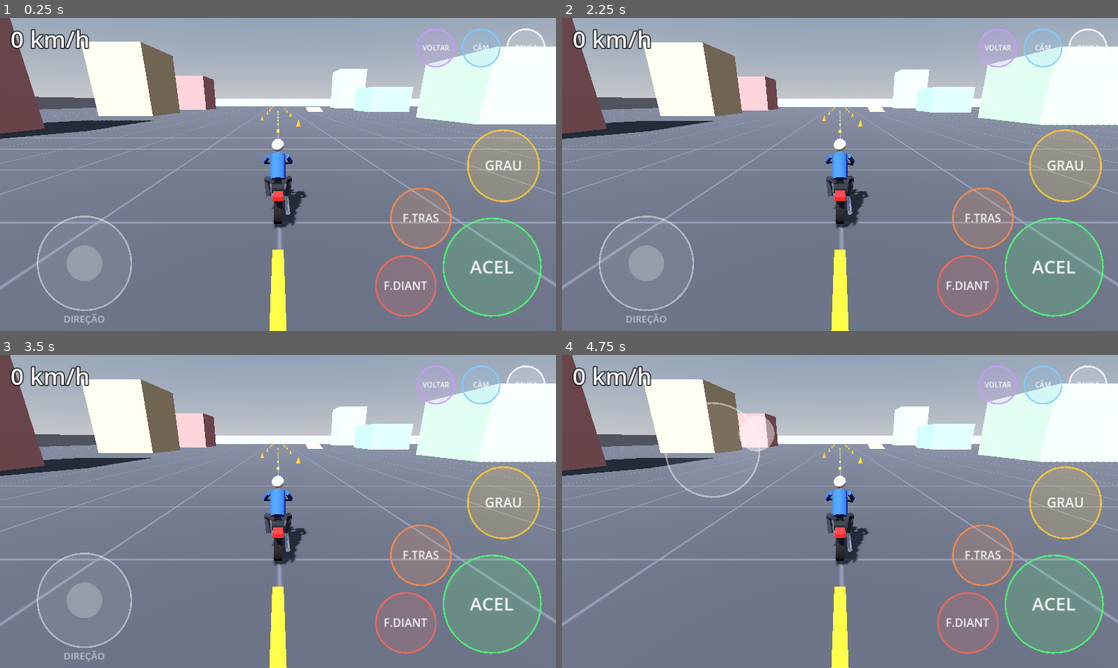
Above: before the commit, frames 1-4 (two rows, left to right).
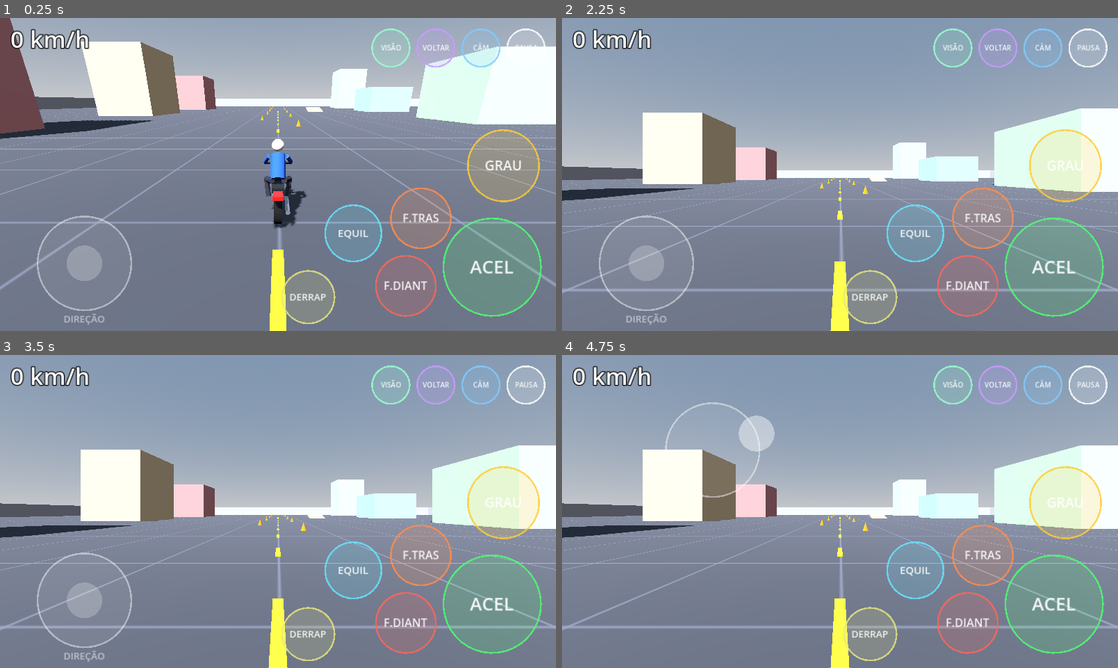
Above: after the commit, the same moments.

Repository: gameplaysbrk7-hub/244original
Game: Godot game, scene res://scenes/main/main.tscn
The game is run twice, just before and just after one commit, with the same random seed, the same clock (stepped at 60 frames per second) and the same inputs.
Inputs (mouse positions are in pixels of both pictures, inside the frame that each line leads up to):
- Up to frame 1 (0.25 s): no input
- Up to frame 2 (2.25 s): tap Enter at 0.5 s; move the mouse to (962, 158) at 0.52 s; hold D 0.53-1.25 s; hold B 0.53-1.25 s; click (962, 158) at 0.67 s; tap Space at 0.77, 1.25 s; tap X at 0.8 s; drag from (728, 190) to (812, 237) at 1.27 s; move the mouse to (895, 105) at 2.02 s; hold D from 2.03 s (still down); tap V at 2.1 s
- Up to frame 3 (3.5 s): tap R at 2.3 s; release D at 2.75 s; tap Enter at 2.75 s; drag from (250, 574) to (111, 464) at 2.77 s
- Up to frame 4 (4.75 s): move the mouse to (1006, 558) at 3.52 s; hold A 3.53-4.25 s; hold B 3.53-4.25 s; tap Space at 3.77, 4.25 s; tap X at 3.8 s; drag from (673, 464) to (756, 433) at 4.27 s

The runs differ from the first frame. In frame 1, 0.7% of the frame differs, in the area x 50-74%, y 3-98%; in frame 2, 48%, in the area x 0-100%, y 0-100%; in frame 3, 48%; in frame 4, 48%.

Commit message:
Fase 2: pilotagem

Diff:
--- a/scripts/camera/follow_camera.gd
+++ b/scripts/camera/follow_camera.gd
@@ -13,6 +13,8 @@
 var pitch_deg: float = DEFAULT_PITCH
 var yaw_offset: float = 0.0
 var orbit_sensitivity: float = 0.35  # graus por pixel
+var first_person: bool = false
+var view_pitch: float = 0.0  # inclinação da moto (grau/stoppie), usada na 1ª pessoa
 
 var _yaw: float = 0.0
 var _focus: Vector3 = Vector3.ZERO
@@ -24,6 +26,7 @@
 	camera = Camera3D.new()
 	camera.fov = 70.0
 	camera.far = 300.0
+	camera.near = 0.05
 	add_child(camera)
 	camera.current = true
 
@@ -42,6 +45,11 @@
 	distance = clampf(distance + pixels * 0.01, MIN_DISTANCE, MAX_DISTANCE)
 
 
+func toggle_view() -> void:
+	first_person = not first_person
+	_first = true
+
+
 func reset_view() -> void:
 	yaw_offset = 0.0
 	pitch_deg = DEFAULT_PITCH
@@ -50,6 +58,9 @@
 
 func _physics_process(delta: float) -> void:
 	if target == null or camera == null:
+		return
+	if first_person:
+		_update_first_person()
 		return
 	var target_yaw := target.global_rotation.y
 	var focus_goal := target.global_position + Vector3(0.0, 1.1, 0.0)
@@ -83,3 +94,13 @@
 	camera.global_position = _cam_pos
 	if not _cam_pos.is_equal_approx(_focus):
 		camera.look_at(_focus, Vector3.UP)
+
+
+func _update_first_person() -> void:
+	var yaw := target.global_rotation.y
+	var head_local := Basis(Vector3.RIGHT, view_pitch) * Vector3(0.0, 1.68, -0.72)
+	var head := target.global_position + Basis(Vector3.UP, yaw) * head_local
+	var look_yaw := clampf(yaw_offset, -1.6, 1.6)
+	var look_pitch := deg_to_rad(clampf((pitch_deg - DEFAULT_PITCH) * 0.5, -20.0, 30.0))
+	var b := Basis(Vector3.UP, yaw + look_yaw) * Basis(Vector3.RIGHT, view_pitch * 0.7 - look_pitch)
+	camera.global_transform = Transform3D(b, head)
--- a/scripts/main.gd
+++ b/scripts/main.gd
@@ -36,6 +36,7 @@
 	cam.distance = settings.camera_distance
 	cam.pitch_deg = settings.camera_pitch
 	cam.yaw_offset = settings.camera_yaw_offset
+	cam.first_person = settings.camera_first_person
 	cam.snap()
 
 	var ui := CanvasLayer.new()
@@ -55,6 +56,8 @@
 	touch.camera_reset_pressed.connect(_reset_camera)
 	touch.respawn_pressed.connect(bike.respawn)
 	touch.pause_pressed.connect(_toggle_pause)
+	touch.view_toggle_pressed.connect(_toggle_view)
+	bike.stoppie_finished.connect(hud.show_stoppie_result)
 	bike.wheelie_finished.connect(hud.show_wheelie_result)
 	bike.crashed.connect(hud.show_message.bind("QUEDA!"))
 
@@ -71,6 +74,9 @@
 	bike.input_brake_rear = 1.0 if (touch.brake_rear or Input.is_key_pressed(KEY_S) or Input.is_key_pressed(KEY_DOWN)) else 0.0
 	bike.input_steer = touch.steer if absf(touch.steer) > 0.01 else kb_steer
 	bike.input_wheelie = touch.wheelie or Input.is_key_pressed(KEY_SPACE)
+	bike.input_balance = touch.balance or Input.is_key_pressed(KEY_B)
+	bike.input_drift = touch.drift or Input.is_key_pressed(KEY_X)
+	cam.view_pitch = bike.pitch - bike.stoppie
 
 
 func _process(_delta: float) -> void:
@@ -84,11 +90,18 @@
 				bike.respawn()
 			KEY_C:
 				_reset_camera()
+			KEY_V:
+				_toggle_view()
 
 
 func _toggle_pause() -> void:
 	get_tree().paused = not get_tree().paused
 	hud.set_paused(get_tree().paused)
+	_save_camera()
+
+
+func _toggle_view() -> void:
+	cam.toggle_view()
 	_save_camera()
 
 
@@ -101,6 +114,7 @@
 	settings.camera_distance = cam.distance
 	settings.camera_pitch = cam.pitch_deg
 	settings.camera_yaw_offset = cam.yaw_offset
+	settings.camera_first_person = cam.first_person
 	settings.save_settings()
 
 
--- a/scripts/save/settings_store.gd
+++ b/scripts/save/settings_store.gd
@@ -7,6 +7,7 @@
 var camera_distance: float = 4.6
 var camera_pitch: float = 18.0
 var camera_yaw_offset: float = 0.0
+var camera_first_person: bool = false
 var steer_sensitivity: float = 1.0
 var control_opacity: float = 0.55
 
@@ -22,6 +23,8 @@
 	camera_distance = clampf(_num(cfg, "camera", "distance", camera_distance), 2.5, 9.0)
 	camera_pitch = clampf(_num(cfg, "camera", "pitch", camera_pitch), 5.0, 60.0)
 	camera_yaw_offset = clampf(_num(cfg, "camera", "yaw_offset", camera_yaw_offset), -TAU, TAU)
+	var fp: Variant = cfg.get_value("camera", "first_person", false)
+	camera_first_person = fp if typeof(fp) == TYPE_BOOL else false
 	steer_sensitivity = clampf(_num(cfg, "controls", "steer_sensitivity", steer_sensitivity), 0.4, 2.0)
 	control_opacity = clampf(_num(cfg, "controls", "opacity", control_opacity), 0.15, 1.0)
 	return true
@@ -32,6 +35,7 @@
 	cfg.set_value("camera", "distance", camera_distance)
 	cfg.set_value("camera", "pitch", camera_pitch)
 	cfg.set_value("camera", "yaw_offset", camera_yaw_offset)
+	cfg.set_value("camera", "first_person", camera_first_person)
 	cfg.set_value("controls", "steer_sensitivity", steer_sensitivity)
 	cfg.set_value("controls", "opacity", control_opacity)
 	return cfg.save(PATH) == OK
--- a/scripts/ui/hud.gd
+++ b/scripts/ui/hud.gd
@@ -49,6 +49,9 @@
 	if bike.pitch > 0.1:
 		_wheelie.text = "GRAU %.1fs  +%d" % [bike.wheelie_time, int(bike.wheelie_score)]
 		_wheelie.visible = true
+	elif bike.stoppie > 0.1:
+		_wheelie.text = "STOPPIE %.1fs  +%d" % [bike.stoppie_time, int(bike.stoppie_score)]
+		_wheelie.visible = true
 	else:
 		_wheelie.visible = false
 	_meter.visible = bike.pitch > 0.02
@@ -65,6 +68,10 @@
 	show_message("GRAU! %.1fs  +%d pontos" % [duration, score])
 
 
+func show_stoppie_result(duration: float, score: int) -> void:
+	show_message("STOPPIE! %.1fs  +%d pontos" % [duration, score])
+
+
 func set_paused(value: bool) -> void:
 	_paused.visible = value
 
--- a/scripts/ui/touch_controls.gd
+++ b/scripts/ui/touch_controls.gd
@@ -8,12 +8,15 @@
 signal camera_reset_pressed
 signal respawn_pressed
 signal pause_pressed
+signal view_toggle_pressed
 
 var steer: float = 0.0
 var throttle: float = 0.0
 var brake_front: bool = false
 var brake_rear: bool = false
 var wheelie: bool = false
+var balance: bool = false
+var drift: bool = false
 var ui_opacity: float = 0.55
 var steer_sensitivity: float = 1.0
 
@@ -43,6 +46,9 @@
 		"wheelie": {"c": Vector2(s.x - 1.4 * r, s.y - 4.4 * r), "r": 0.95 * r, "t": "GRAU", "col": Color(1.0, 0.8, 0.2)},
 		"brake_front": {"c": Vector2(s.x - 4.0 * r, s.y - 1.2 * r), "r": 0.8 * r, "t": "F.DIANT", "col": Color(1.0, 0.4, 0.35)},
 		"brake_rear": {"c": Vector2(s.x - 3.6 * r, s.y - 3.0 * r), "r": 0.8 * r, "t": "F.TRAS", "col": Color(1.0, 0.55, 0.3)},
+		"balance": {"c": Vector2(s.x - 5.4 * r, s.y - 2.6 * r), "r": 0.75 * r, "t": "EQUIL", "col": Color(0.4, 0.9, 1.0)},
+		"drift": {"c": Vector2(s.x - 6.6 * r, s.y - 0.9 * r), "r": 0.7 * r, "t": "DERRAP", "col": Color(0.9, 0.9, 0.5)},
+		"view": {"c": Vector2(s.x - 4.4 * r, 0.8 * r), "r": 0.5 * r, "t": "VISÃO", "col": Color(0.6, 1.0, 0.8)},
 		"pause": {"c": Vector2(s.x - 0.8 * r, 0.8 * r), "r": 0.5 * r, "t": "PAUSA", "col": Color.WHITE},
 		"camera_reset": {"c": Vector2(s.x - 2.0 * r, 0.8 * r), "r": 0.5 * r, "t": "CÂM", "col": Color(0.5, 0.8, 1.0)},
 		"respawn": {"c": Vector2(s.x - 3.2 * r, 0.8 * r), "r": 0.5 * r, "t": "VOLTAR", "col": Color(0.8, 0.6, 1.0)},
@@ -78,6 +84,8 @@
 					camera_reset_pressed.emit()
 				"respawn":
 					respawn_pressed.emit()
+				"view":
+					view_toggle_pressed.emit()
 			_recompute()
 			return
 	var s := get_viewport_rect().size
@@ -135,6 +143,8 @@
 	brake_front = v.has("brake_front")
 	brake_rear = v.has("brake_rear")
 	wheelie = v.has("wheelie")
+	balance = v.has("balance")
+	drift = v.has("drift")
 	_throttle_held = v.has("throttle")
 	if not v.has("stick"):
 		steer = 0.0
--- a/scripts/vehicle/motorcycle.gd
+++ b/scripts/vehicle/motorcycle.gd
@@ -1,6 +1,7 @@
 extends CharacterBody3D
-## Moto arcade-híbrida (Fase 1): aceleração, freios, direção com inclinação,
-## grau com equilíbrio, queda e reposicionamento.
+## Moto arcade-híbrida (Fase 2): aceleração, freios, direção com inclinação,
+## grau com equilíbrio assistido, stoppie, borrachão, derrapagem lateral,
+## queda e reposicionamento.
 ## Origem do nó = contato da roda traseira com o solo; frente = -Z.
 
 const BikeModel := preload("res://scripts/vehicle/bike_model.gd")
@@ -8,8 +9,11 @@
 
 signal crashed
 signal wheelie_finished(duration: float, score: int)
+signal stoppie_finished(duration: float, score: int)
 
 const GRAVITY := 24.0
+const STOPPIE_MAX := 0.55
+const FRONT_AXLE_Z := -1.3
 
 var profile: VehicleProfile
 
@@ -19,24 +23,35 @@
 var input_brake_rear: float = 0.0
 var input_steer: float = 0.0
 var input_wheelie: bool = false
+var input_balance: bool = false
+var input_drift: bool = false
 
 # Estado
 var speed: float = 0.0
-var pitch: float = 0.0
+var pitch: float = 0.0          # grau: dianteira para cima (rad)
 var pitch_vel: float = 0.0
+var stoppie: float = 0.0        # stoppie: traseira para cima (rad)
+var stoppie_vel: float = 0.0
 var lean: float = 0.0
+var move_yaw: float = 0.0       # direção real de deslocamento (difere do corpo na derrapagem)
+var burnout: bool = false
+var drifting: bool = false
 var fallen: bool = false
 var fall_timer: float = 0.0
 var fall_side: float = 1.0
 var wheelie_time: float = 0.0
 var wheelie_score: float = 0.0
+var stoppie_time: float = 0.0
+var stoppie_score: float = 0.0
 
 var _spawn_transform: Transform3D
+var _stoppie_pivot: Node3D
 var _pitch_pivot: Node3D
 var _lean_pivot: Node3D
 var _fork: Node3D
 var _front_wheel: Node3D
 var _rear_wheel: Node3D
+var _smoke: CPUParticles3D
 
 
 func _ready() -> void:
@@ -53,8 +68,15 @@
 	cs.position = Vector3(0, 0.5, -0.6)
 	add_child(cs)
 
+	# Hierarquia visual: pivô do stoppie (eixo dianteiro) -> pivô do grau (eixo traseiro) -> inclinação
+	_stoppie_pivot = Node3D.new()
+	_stoppie_pivot.position = Vector3(0, 0, FRONT_AXLE_Z)
+	add_child(_stoppie_pivot)
+	var offset := Node3D.new()
+	offset.position = Vector3(0, 0, -FRONT_AXLE_Z)
+	_stoppie_pivot.add_child(offset)
 	_pitch_pivot = Node3D.new()
-	add_child(_pitch_pivot)
+	offset.add_child(_pitch_pivot)
 	_lean_pivot = Node3D.new()
 	_pitch_pivot.add_child(_lean_pivot)
 	var parts: Dictionary = BikeModel.build(profile.body_color)
@@ -63,7 +85,34 @@
 	_front_wheel = parts["front_wheel"]
 	_rear_wheel = parts["rear_wheel"]
 
+	_smoke = CPUParticles3D.new()
+	_smoke.position = Vector3(0, 0.08, 0.1)
+	_smoke.amount = 20
+	_smoke.lifetime = 0.8
+	_smoke.local_coords = false
+	_smoke.emitting = false
+	_smoke.direction = Vector3(0, 1, 0.6)
+	_smoke.spread = 35.0
+	_smoke.initial_velocity_min = 0.4
+	_smoke.initial_velocity_max = 1.2
+	_smoke.gravity = Vector3(0, 0.6, 0)
+	_smoke.scale_amount_min = 0.8
+	_smoke.scale_amount_max = 2.0
+	var puff := SphereMesh.new()
+	puff.radius = 0.12
+	puff.height = 0.24
+	puff.radial_segments = 6
+	puff.rings = 3
+	var puff_mat := StandardMaterial3D.new()
+	puff_mat.albedo_color = Color(0.85, 0.85, 0.85, 0.5)
+	puff_mat.transparency = BaseMaterial3D.TRANSPARENCY_ALPHA
+	puff_mat.shading_mode = BaseMaterial3D.SHADING_MODE_UNSHADED
+	puff.material = puff_mat
+	_smoke.mesh = puff
+	add_child(_smoke)
+
 	_spawn_transform = global_transform
+	move_yaw = rotation.y
 
 
 func respawn() -> void:
@@ -72,10 +121,17 @@
 	speed = 0.0
 	pitch = 0.0
 	pitch_vel = 0.0
+	stoppie = 0.0
+	stoppie_vel = 0.0
 	lean = 0.0
 	fallen = false
+	burnout = false
+	drifting = false
 	wheelie_time = 0.0
 	wheelie_score = 0.0
+	stoppie_time = 0.0
+	stoppie_score = 0.0
+	move_yaw = rotation.y
 
 
 func _physics_process(delta: float) -> void:
@@ -91,6 +147,12 @@
 	var drive := thr * profile.accel * (1.0 - clampf(speed / profile.max_speed, 0.0, 1.0))
 	var resist := profile.rolling_resistance + profile.air_drag * speed + fb * profile.brake_front + rb * profile.brake_rear
 	speed = clampf(speed + (drive - resist) * delta, 0.0, profile.max_speed)
+
+	# --- Borrachão (parado/lento) e derrapagem lateral (em velocidade)
+	burnout = input_drift and thr > 0.3 and speed < 6.0
+	drifting = input_drift and not burnout and speed >= 6.0 and absf(input_steer) > 0.2 and pitch <= 0.05
+	if burnout:
+		speed = move_toward(speed, 2.0, 12.0 * delta)
 
 	# --- Grau (equilíbrio em torno do eixo traseiro)
 	var lifting := thr > 0.2 and speed > 2.5 and fb < 0.3 and (input_wheelie or pitch > 0.08)
@@ -99,6 +161,9 @@
 		torque += thr * profile.wheelie_lift * (1.0 + 0.015 * speed)
 	if pitch > 0.0:
 		torque -= rb * 8.0 + fb * 14.0
+	var assist := input_balance and pitch > 0.1 and thr > 0.1 and speed > 4.0
+	if assist:
+		torque += 14.0 * (0.5 - pitch) - 2.0 * pitch_vel
 	var was_pitch := pitch
 	pitch_vel += torque * delta
 	pitch += pitch_vel * delta
@@ -113,25 +178,65 @@
 
 	if pitch > 0.15:
 		wheelie_time += delta
-		wheelie_score += delta * (5.0 + speed * 0.8) * (1.0 + pitch * 1.5)
+		var mult := 0.6 if assist else 1.0
+		wheelie_score += delta * (5.0 + speed * 0.8) * (1.0 + pitch * 1.5) * mult
 	elif pitch <= 0.0 and wheelie_time > 0.0:
 		if wheelie_time >= 1.0:
 			wheelie_finished.emit(wheelie_time, int(wheelie_score))
 		wheelie_time = 0.0
 		wheelie_score = 0.0
 
+	# --- Stoppie (freio dianteiro forte em velocidade levanta a traseira)
+	var stoppie_on := fb > 0.6 and speed > 10.0 and pitch <= 0.0 and thr < 0.3
+	var st_torque := -profile.wheelie_gravity * 1.4 * sin(stoppie) - 3.0 * stoppie_vel
+	if stoppie_on:
+		st_torque += fb * (speed - 8.0) * 0.25
+	st_torque -= rb * 5.0 * signf(stoppie)
+	stoppie_vel += st_torque * delta
+	stoppie += stoppie_vel * delta
+	if stoppie <= 0.0:
+		stoppie = 0.0
+		stoppie_vel = 0.0
+	if stoppie >= STOPPIE_MAX:
+		_crash()
+		return
+	if stoppie > 0.12:
+		stoppie_time += delta
+		stoppie_score += delta * (4.0 + speed * 0.6) * (1.0 + stoppie * 2.0)
+	elif stoppie <= 0.0 and stoppie_time > 0.0:
+		if stoppie_time >= 0.8:
+			stoppie_finished.emit(stoppie_time, int(stoppie_score))
+		stoppie_time = 0.0
+		stoppie_score = 0.0
+
+	# --- Queda em curva: frear forte com a dianteira inclinado em alta velocidade
+	if speed > 25.0 and absf(input_steer) > 0.9 and fb > 0.5:
+		fall_side = signf(-input_steer)
+		_crash()
+		return
+
 	# --- Direção
-	var speed_factor := clampf(speed / 6.0, 0.0, 1.0)
-	var rate := profile.steer_rate * clampf(input_steer, -1.0, 1.0) * speed_factor / (1.0 + speed * profile.steer_falloff)
+	var rate: float
+	if burnout:
+		rate = profile.steer_rate * 1.2 * clampf(input_steer, -1.0, 1.0)
+	else:
+		var speed_factor := clampf(speed / 6.0, 0.0, 1.0)
+		rate = profile.steer_rate * clampf(input_steer, -1.0, 1.0) * speed_factor / (1.0 + speed * profile.steer_falloff)
+		if drifting:
+			rate *= 1.6
 	rate *= 1.0 - 0.5 * clampf(pitch, 0.0, 1.0)
 	rotate_y(-rate * delta)
 	var lean_target := -clampf(input_steer, -1.0, 1.0) * profile.max_lean * clampf(speed / 12.0, 0.0, 1.0)
 	lean = lerpf(lean, lean_target, 1.0 - exp(-6.0 * delta))
 
+	# Direção real do deslocamento: acompanha o corpo rápido (aderência) ou devagar (derrapagem)
+	var grip := 2.2 if drifting else 20.0
+	move_yaw = lerp_angle(move_yaw, rotation.y, 1.0 - exp(-grip * delta))
+	if drifting:
+		speed = maxf(0.0, speed - absf(angle_difference(move_yaw, rotation.y)) * 5.0 * delta)
+
 	# --- Movimento
-	var fwd := -global_transform.basis.z
-	fwd.y = 0.0
-	fwd = fwd.normalized()
+	var fwd := Vector3(-sin(move_yaw), 0.0, -cos(move_yaw))
 	velocity.x = fwd.x * speed
 	velocity.z = fwd.z * speed
 	velocity.y -= GRAVITY * delta
@@ -157,12 +262,21 @@
 		return
 	fallen = true
 	fall_timer = 0.0
-	fall_side = 1.0 if lean >= 0.0 else -1.0
+	if absf(lean) > 0.05:
+		fall_side = 1.0 if lean >= 0.0 else -1.0
+	elif absf(fall_side) < 0.5:
+		fall_side = 1.0
 	speed = 0.0
 	pitch = 0.0
 	pitch_vel = 0.0
+	stoppie = 0.0
+	stoppie_vel = 0.0
+	burnout = false
+	drifting = false
 	wheelie_time = 0.0
 	wheelie_score = 0.0
+	stoppie_time = 0.0
+	stoppie_score = 0.0
 	crashed.emit()
 
 
@@ -177,14 +291,17 @@
 		fallen = false
 		lean = 0.0
 		speed = 0.0
+		move_yaw = rotation.y
 	_update_visuals(delta)
 
 
 func _update_visuals(delta: float) -> void:
 	_pitch_pivot.rotation.x = pitch
+	_stoppie_pivot.rotation.x = -stoppie
 	_lean_pivot.rotation.z = lean
 	var spin := speed / 0.33 * delta
-	_rear_wheel.rotation.x -= spin
 	_front_wheel.rotation.x -= spin
+	_rear_wheel.rotation.x -= spin + (30.0 * delta if burnout else 0.0)
 	var steer_visual := -clampf(input_steer, -1.0, 1.0) * 0.35
 	_fork.rotation.y = lerpf(_fork.rotation.y, steer_visual, 1.0 - exp(-12.0 * delta))
+	_smoke.emitting = burnout or drifting
--- a/tests/run_tests.gd
+++ b/tests/run_tests.gd
@@ -87,9 +87,10 @@
 func _test_settings() -> void:
 	var s := SettingsStore.new()
 	s.camera_distance = 6.5
+	s.camera_first_person = true
 	check("configurações: salvar", s.save_settings())
 	var s2 := SettingsStore.new()
-	check("configurações: carregar", s2.load_settings() and is_equal_approx(s2.camera_distance, 6.5))
+	check("configurações: carregar", s2.load_settings() and is_equal_approx(s2.camera_distance, 6.5) and s2.camera_first_person)
 	var f := FileAccess.open(SettingsStore.PATH, FileAccess.WRITE)
 	f.store_string("isto nao e um arquivo [[ valido ===")
 	f.close()
@@ -144,6 +145,57 @@
 
 	bike.respawn()
 	check("reposicionamento zera a velocidade", bike.speed == 0.0 and not bike.fallen)
+
+	# Equilíbrio assistido: segura o grau perto do ponto ideal
+	bike.input_throttle = 1.0
+	await _frames(200)
+	bike.input_throttle = 0.6
+	bike.input_wheelie = true
+	bike.input_balance = true
+	await _frames(120)
+	check("botão de equilíbrio mantém o grau sem cair", bike.pitch > 0.15 and bike.pitch < 0.9 and not bike.fallen)
+	bike.input_wheelie = false
+	bike.input_balance = false
+	bike.input_throttle = 0.0
+	await _frames(240)
+
+	# Stoppie: freio dianteiro forte em velocidade levanta a traseira
+	bike.respawn()
+	bike.input_throttle = 1.0
+	await _frames(200)
+	bike.input_throttle = 0.0
+	bike.input_brake_front = 1.0
+	var max_stoppie := 0.0
+	for i in 90:
+		await physics_frame
+		max_stoppie = maxf(max_stoppie, bike.stoppie)
+	check("stoppie levanta a traseira", max_stoppie > 0.05 and not bike.fallen)
+	bike.input_brake_front = 0.0
+	await _frames(120)
+	check("stoppie volta ao chão", bike.stoppie < 0.02)
+
+	# Borrachão: acelera com o botão de derrapar parado
+	bike.respawn()
+	var yaw0 := bike.rotation.y
+	bike.input_throttle = 1.0
+	bike.input_drift = true
+	bike.input_steer = 1.0
+	await _frames(60)
+	check("borrachão mantém a moto quase parada e girando", bike.burnout and bike.speed < 4.0 and absf(angle_difference(yaw0, bike.rotation.y)) > 0.3)
+
+	# Derrapagem lateral em velocidade
+	bike.respawn()
+	bike.input_drift = false
+	bike.input_steer = 0.0
+	bike.input_throttle = 1.0
+	await _frames(150)
+	bike.input_drift = true
+	bike.input_steer = 1.0
+	await _frames(40)
+	check("derrapagem: corpo gira diferente da trajetória", absf(angle_difference(bike.move_yaw, bike.rotation.y)) > 0.05 and not bike.fallen)
+	bike.input_drift = false
+	bike.input_steer = 0.0
+	bike.input_throttle = 0.0
 
 	bike.queue_free()
 	floor_body.queue_free()
@@ -163,6 +215,10 @@
 	check("câmera orbita por gesto", absf(rig.yaw_offset) > 0.1)
 	rig.reset_view()
 	check("câmera volta à posição padrão", is_zero_approx(rig.yaw_offset))
+	rig.toggle_view()
+	await _frames(5)
+	check("câmera em primeira pessoa fica junto da moto", rig.first_person and rig.camera.global_position.distance_to(dummy.global_position) < 2.5)
+	rig.toggle_view()
 	rig.queue_free()
 	dummy.queue_free()
 	await _frames(2)
Not shown, changed: README.md
Not shown, changed: docs/CHECKLIST_MANUAL.md
